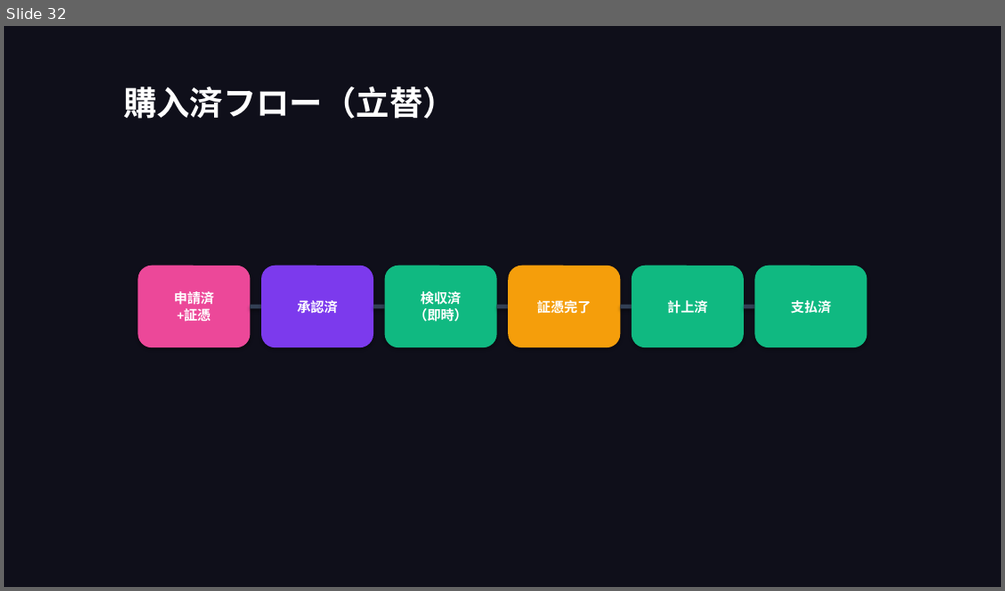
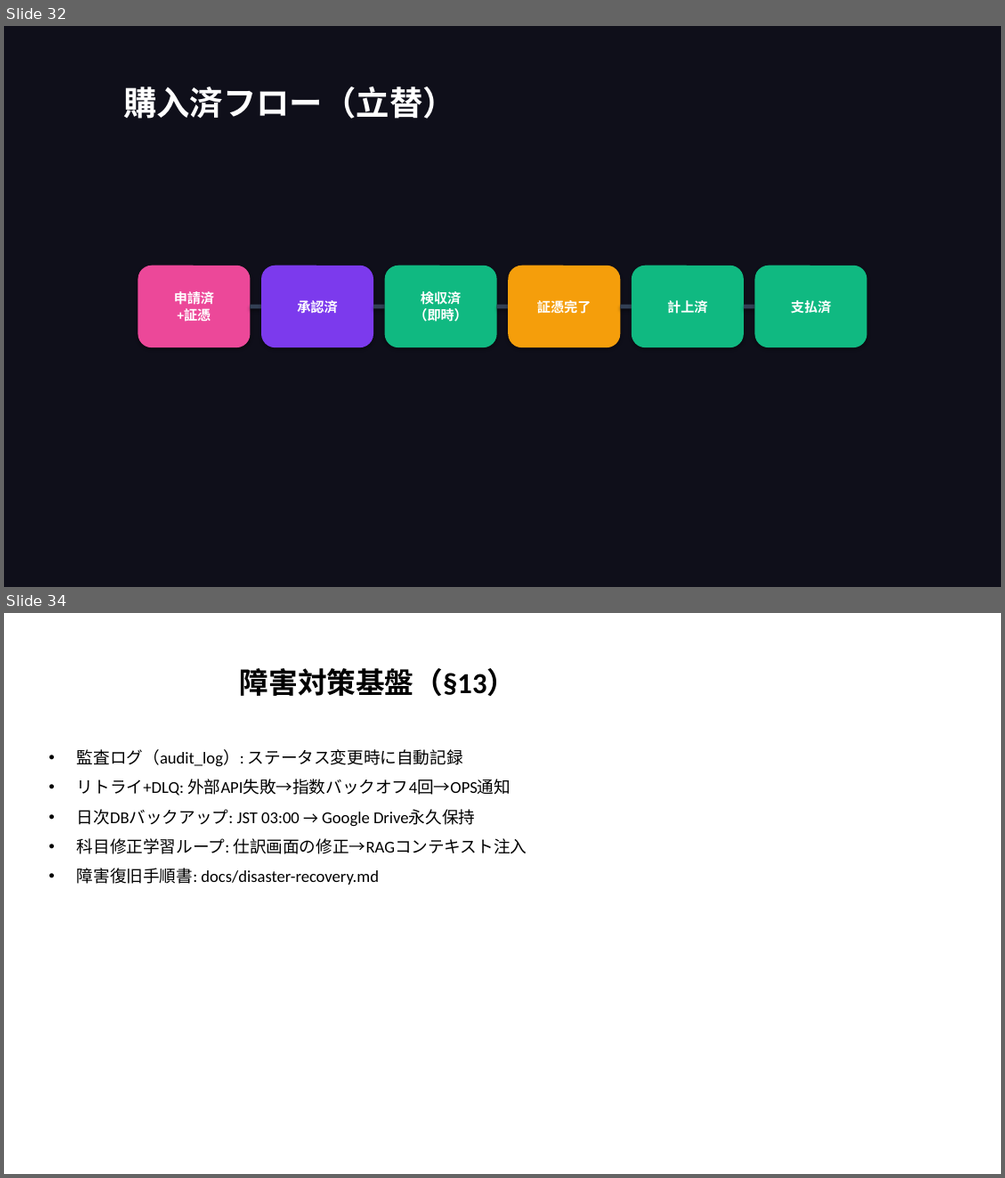
Before and after one commit to takeshiizawa123/next-procurement-poc, a slide deck: docs/operational-guide.pptx. Shown one above the other, each under a label of ours: slide 32 before the commit, slides 32 and 34 after it; the slides between them are not shown. The pictures are 1005x591 and 1005x1178 pixels, drawn with LibreOffice and Linux fonts; fonts in the diff are those of the drawing. Boxes give left, top, right and bottom in pixels: in the first picture for what was removed or moved away, otherwise in the second. Text is boxed around its words. In the diff, an @@ line names an element or a change of style, - is before the commit and + after.

```diff
--- a/docs/operational-guide.pptx
+++ b/docs/operational-guide.pptx
@@ slide 34 added at [4,613,1001,1174], background #FFFFFF @@
@@ title added at [240,668,516,696], 28 pt, text #000000, bold @@
+障害対策基盤（§13）
@@ text added at [77,749,527,884], 16 pt, text #000000 @@
+• 監査ログ（audit_log）: ステータス変更時に自動記録
+• リトライ+DLQ: 外部API失敗→指数バックオフ4回→OPS通知
+• 日次DBバックアップ: JST 03:00 → Google Drive永久保持
+• 科目修正学習ループ: 仕訳画面の修正→RAGコンテキスト注入
+• 障害復旧手順書: docs/disaster-recovery.md
```
Also in this commit, not shown: 2 slides changed, 2 other slides added, 3 other files.
